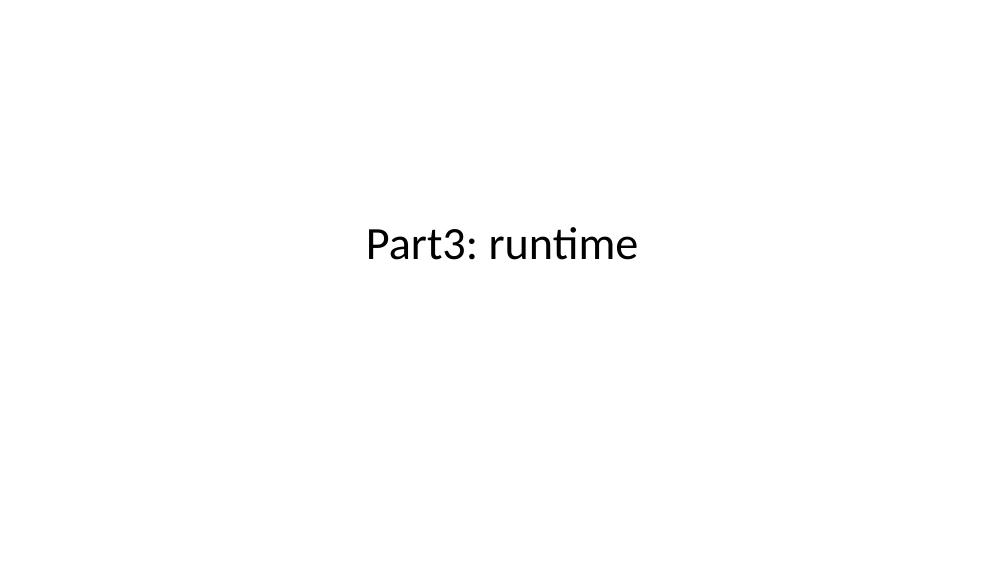
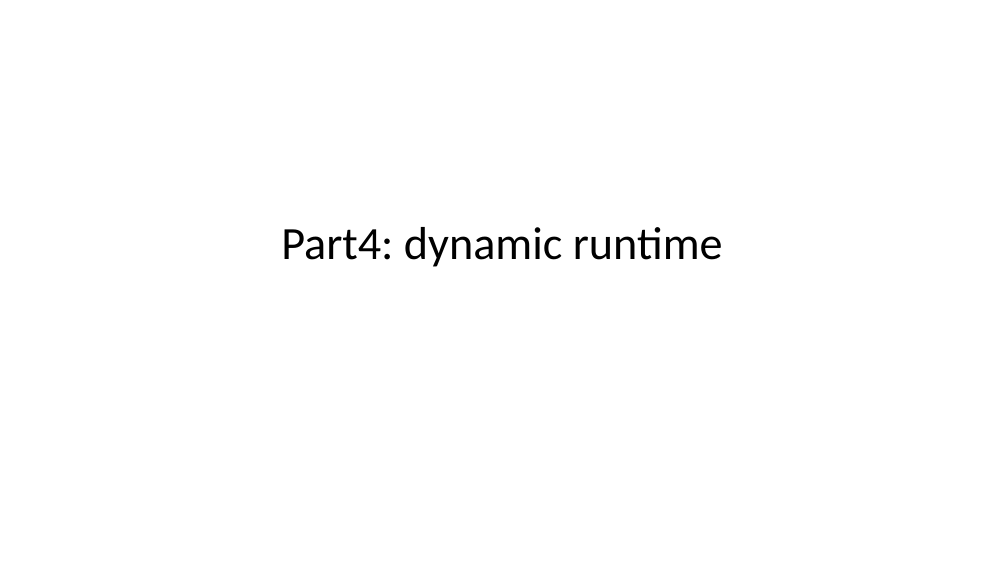
Before and after one commit to chaiyilin/featureToggling, a slide deck: slide 19 of featureToggles.pptx (slide 17 before the commit). Drawn at 1008x567 pixels with LibreOffice and Linux fonts; fonts in the diff are those of the drawing. Boxes give left, top, right and bottom in pixels: in the first picture for what was removed or moved away, otherwise in the second. Text is boxed around its words. In the diff, an @@ line names an element or a change of style, - is before the commit and + after.

```diff
--- a/featureToggles.pptx
+++ b/featureToggles.pptx
@@ title at <box>281,227,723,267</box>: text changed @@
-Part3: runtime
+Part4: dynamic runtime
```
Also in this commit, not shown: 6 other slides changed, 4 slides added, 1 slide removed.
